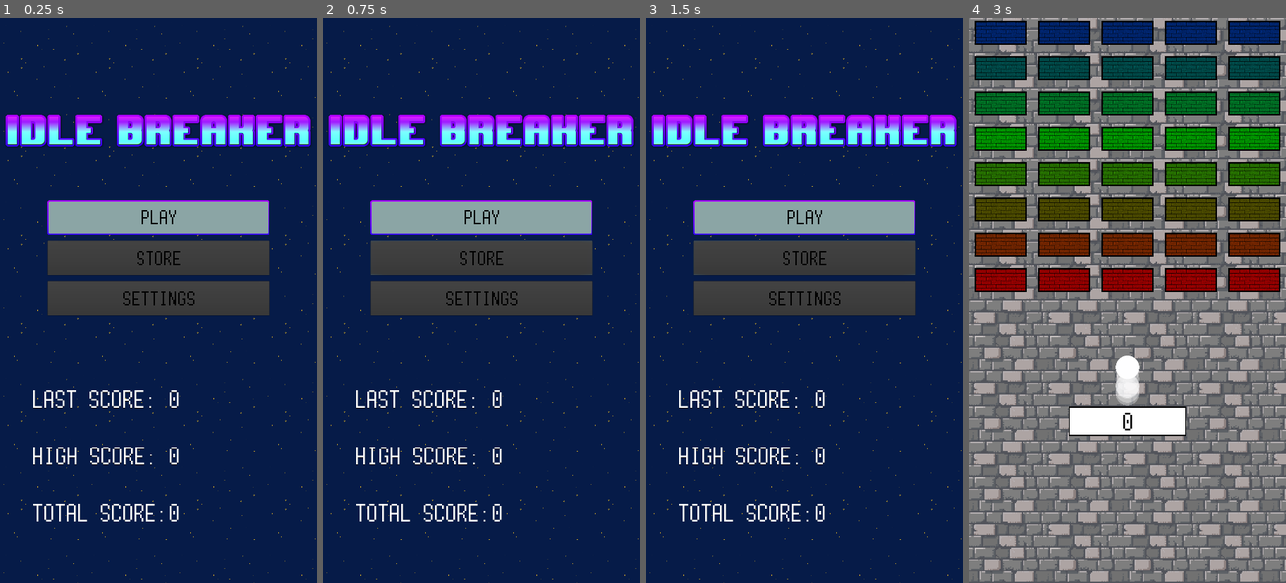
Above: before the commit, frames 1-4 (left to right).
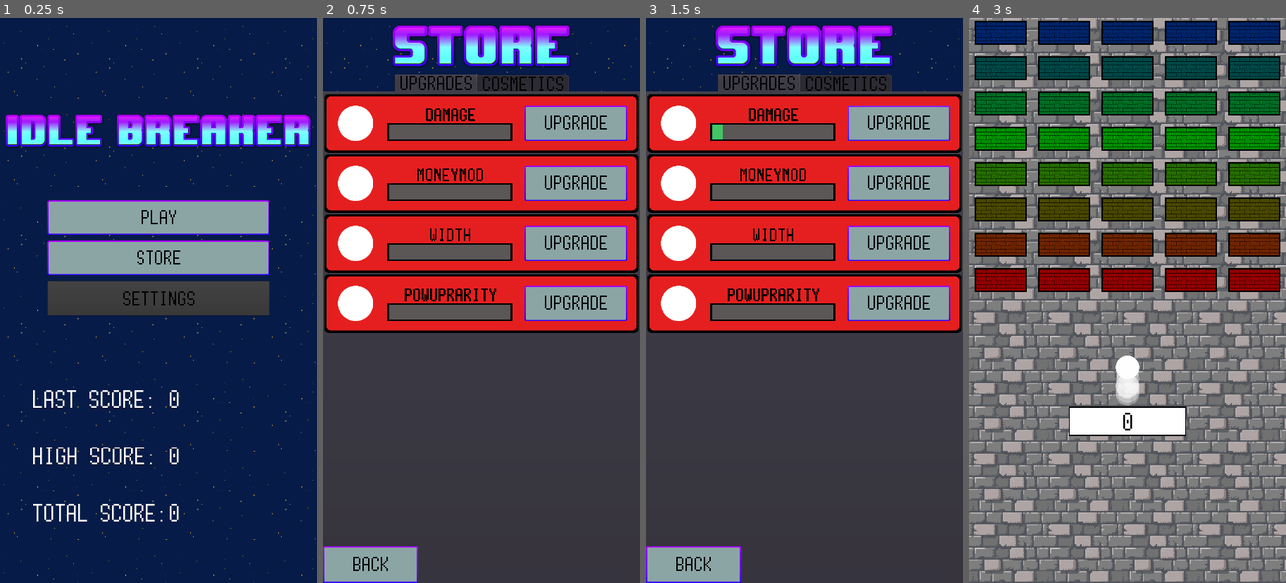
Above: after the commit, the same moments.

Repository: Thallium204/Breakout
Game: Godot game, scene res://Scenes/Menu.tscn
Two runs of this game, one before a commit and one after it. Both use one fixed random seed, a clock stepped at 60 frames per second and the inputs below. Sound files missing from this copy of the repository are replaced by a short silence.
Inputs (mouse positions are in pixels of both pictures, inside the frame that each line leads up to):
- Up to frame 1 (0.25 s): no input
- Up to frame 2 (0.75 s): click (481, 255) at 0.5 s, where only the run after the commit has a clickable "Store"
- Up to frame 3 (1.5 s): click (899, 125) at 1.25 s, where only the run after the commit has a clickable "Upgrade"
- Up to frame 4 (3 s): click (1016, 566) at 2 s, where only the run after the commit has a clickable "Back"; click "Play" at 2.75 s

The runs differ from the first frame. In frame 1, 4.2% of the frame differs, in the area x 14-85%, y 39-46%; in frame 2, 92%; in frame 3, 92%, in the area x 0-100%, y 1-100%; in frame 4, nothing differs.

Commit message:
Added Store

Diff:
--- a/Scenes/Menu.tscn
+++ b/Scenes/Menu.tscn
@@ -57,7 +57,6 @@
 margin_top = 276.0
 margin_right = 756.0
 margin_bottom = 395.056
-disabled = true
 text = "Store"
 __meta__ = {
 "_edit_use_anchors_": false
@@ -77,3 +76,4 @@
 anchor_top = 0.65
 anchor_bottom = 0.9
 [connection signal="pressed" from="contButtons/btnPlay" to="." method="_on_btnPlay_pressed"]
+[connection signal="pressed" from="contButtons/btnStore" to="." method="_on_btnStore_pressed"]
--- a/Scenes/Store.tscn
+++ b/Scenes/Store.tscn
@@ -1,13 +1,10 @@
-[gd_scene load_steps=9 format=2]
+[gd_scene load_steps=6 format=2]
 
 [ext_resource path="res://Assets/Images/space.png" type="Texture" id=1]
 [ext_resource path="res://Assets/Images/store.png" type="Texture" id=2]
 [ext_resource path="res://Scripts/Store.gd" type="Script" id=3]
-[ext_resource path="res://Assets/Images/ball.png" type="Texture" id=4]
 [ext_resource path="res://Themes/themeMenu.tres" type="Theme" id=5]
-[ext_resource path="res://Assets/Images/progress/under.png" type="Texture" id=6]
-[ext_resource path="res://Assets/Images/progress/progress.png" type="Texture" id=7]
-[ext_resource path="res://Assets/Images/progress/over.png" type="Texture" id=8]
+[ext_resource path="res://Scripts/Upgrades.gd" type="Script" id=6]
 
 [node name="Store" type="Control"]
 anchor_right = 1.0
@@ -48,6 +45,7 @@
 margin_top = 68.0
 margin_right = -4.0
 margin_bottom = -4.0
+script = ExtResource( 6 )
 __meta__ = {
 "_edit_use_anchors_": false
 }
@@ -55,65 +53,6 @@
 [node name="vboxUpgrades" type="VBoxContainer" parent="tabMain/Upgrades"]
 anchor_right = 1.0
 anchor_bottom = 1.0
-__meta__ = {
-"_edit_use_anchors_": false
-}
-
-[node name="UpgradeNode" type="Control" parent="tabMain/Upgrades/vboxUpgrades"]
-margin_right = 1072.0
-margin_bottom = 200.0
-rect_min_size = Vector2( 0, 200 )
-
-[node name="texBackground" type="NinePatchRect" parent="tabMain/Upgrades/vboxUpgrades/UpgradeNode"]
-anchor_right = 1.0
-anchor_bottom = 1.0
-__meta__ = {
-"_edit_use_anchors_": false
-}
-
-[node name="texBall" type="TextureRect" parent="tabMain/Upgrades/vboxUpgrades/UpgradeNode"]
-anchor_right = 0.2
-anchor_bottom = 1.0
-margin_left = 40.0
-margin_top = 40.0
-margin_right = -40.0
-margin_bottom = -40.0
-texture = ExtResource( 4 )
-stretch_mode = 6
-__meta__ = {
-"_edit_use_anchors_": false
-}
-
-[node name="labStatBall" type="Label" parent="tabMain/Upgrades/vboxUpgrades/UpgradeNode"]
-anchor_left = 0.2
-anchor_right = 0.6
-anchor_bottom = 0.5
-text = "DAMAGE"
-align = 1
-valign = 1
-__meta__ = {
-"_edit_use_anchors_": false
-}
-
-[node name="ProgressBar" type="TextureProgress" parent="tabMain/Upgrades/vboxUpgrades/UpgradeNode"]
-anchor_left = 0.2
-anchor_top = 0.5
-anchor_right = 0.6
-anchor_bottom = 1.0
-value = 50.0
-texture_under = ExtResource( 6 )
-texture_over = ExtResource( 8 )
-texture_progress = ExtResource( 7 )
-__meta__ = {
-"_edit_use_anchors_": false
-}
-
-[node name="btnUpgrade" type="Button" parent="tabMain/Upgrades/vboxUpgrades/UpgradeNode"]
-anchor_left = 0.6
-anchor_right = 1.0
-anchor_bottom = 1.0
-margin_left = 40.0
-text = "Upgrade"
 __meta__ = {
 "_edit_use_anchors_": false
 }
@@ -171,3 +110,14 @@
 margin_top = 68.0
 margin_right = -4.0
 margin_bottom = -4.0
+
+[node name="btnBack" type="Button" parent="."]
+anchor_top = 1.0
+anchor_right = 0.3
+anchor_bottom = 1.0
+margin_top = -125.0
+text = "Back"
+__meta__ = {
+"_edit_use_anchors_": false
+}
+[connection signal="pressed" from="btnBack" to="." method="_on_btnBack_pressed"]
--- /dev/null
+++ b/Scenes/UpgradeNode.tscn
@@ -0,0 +1,103 @@
+[gd_scene load_steps=10 format=2]
+
+[ext_resource path="res://Fonts/voxilent.ttf" type="DynamicFontData" id=1]
+[ext_resource path="res://Assets/Images/nine_rect.png" type="Texture" id=2]
+[ext_resource path="res://Assets/Images/progress/over.png" type="Texture" id=3]
+[ext_resource path="res://Assets/Images/progress/under.png" type="Texture" id=4]
+[ext_resource path="res://Assets/Images/progress/progress.png" type="Texture" id=5]
+[ext_resource path="res://Assets/Images/ball.png" type="Texture" id=6]
+[ext_resource path="res://Themes/themeMenu.tres" type="Theme" id=7]
+[ext_resource path="res://Scripts/UpgradeNode.gd" type="Script" id=8]
+
+[sub_resource type="DynamicFont" id=1]
+size = 45
+font_data = ExtResource( 1 )
+
+[node name="UpgradeNode" type="Control"]
+margin_right = 1072.0
+margin_bottom = 200.0
+rect_min_size = Vector2( 0, 200 )
+theme = ExtResource( 7 )
+script = ExtResource( 8 )
+__meta__ = {
+"_edit_use_anchors_": false
+}
+
+[node name="ColorRect" type="ColorRect" parent="."]
+anchor_right = 1.0
+anchor_bottom = 1.0
+margin_left = 5.0
+margin_top = 5.0
+margin_right = -5.0
+margin_bottom = -5.0
+color = Color( 0.901961, 0.12549, 0.12549, 1 )
+__meta__ = {
+"_edit_use_anchors_": false
+}
+
+[node name="texBackground" type="NinePatchRect" parent="."]
+anchor_right = 1.0
+anchor_bottom = 1.0
+texture = ExtResource( 2 )
+patch_margin_left = 24
+patch_margin_top = 23
+patch_margin_right = 23
+patch_margin_bottom = 23
+__meta__ = {
+"_edit_use_anchors_": false
+}
+
+[node name="texObject" type="TextureRect" parent="."]
+anchor_right = 0.2
+anchor_bottom = 1.0
+margin_left = 40.0
+margin_top = 40.0
+margin_right = -40.0
+margin_bottom = -40.0
+texture = ExtResource( 6 )
+stretch_mode = 6
+__meta__ = {
+"_edit_use_anchors_": false
+}
+
+[node name="labStat" type="Label" parent="."]
+anchor_left = 0.2
+anchor_right = 0.6
+anchor_bottom = 0.5
+margin_top = 40.0
+custom_fonts/font = SubResource( 1 )
+text = "DAMAGE"
+align = 1
+valign = 1
+__meta__ = {
+"_edit_use_anchors_": false
+}
+
+[node name="progLevel" type="TextureProgress" parent="."]
+anchor_left = 0.2
+anchor_top = 0.5
+anchor_right = 0.6
+anchor_bottom = 1.0
+margin_bottom = -40.0
+value = 50.0
+texture_under = ExtResource( 4 )
+texture_over = ExtResource( 3 )
+texture_progress = ExtResource( 5 )
+nine_patch_stretch = true
+__meta__ = {
+"_edit_use_anchors_": false
+}
+
+[node name="btnUpgrade" type="Button" parent="."]
+anchor_left = 0.6
+anchor_right = 1.0
+anchor_bottom = 1.0
+margin_left = 40.0
+margin_top = 40.0
+margin_right = -40.0
+margin_bottom = -40.0
+text = "Upgrade"
+__meta__ = {
+"_edit_use_anchors_": false
+}
+[connection signal="pressed" from="btnUpgrade" to="." method="_on_btnUpgrade_pressed"]
--- a/Scripts/Globals.gd
+++ b/Scripts/Globals.gd
@@ -3,6 +3,39 @@
 var score = 0
 var highScore = 0
 var totalScore = 0
+
+var objects = {
+	"ball": {
+		"damage": [1, 1.3, 1.7, 2.2, 2.8, 3.5, 4.3, 5.2, 6.2, 7.3], #BIGDAMAGE
+		"moneyMod": [1, 1.1, 1.2, 1.3, 1.4, 1.5, 1.6, 1.7, 1.8, 2],
+	},
+	"bar": {
+		"width": [1, 1.1, 1.2, 1.3, 1.4, 1.5, 1.6, 1.7, 1.8, 2]
+	},
+	"bricks": {
+		"powupRarity": [0.02, 0.03, 0.04, 0.05, 0.06, 0.07, 0.08, 0.09, 0.1, 0.11]
+	}
+}
+
+var upgs = {
+	"ball": {
+		"damage": 0,
+		"moneyMod": 0
+	},
+	"bar": {
+		"width": 0
+	},
+	"bricks": {
+		"powupRarity": 0
+	}
+}
+
+
+func getUpgradeLevel(objName, upgName):
+	return upgs[objName][upgName]
+
+func upgrade(objName, upgName):
+	upgs[objName][upgName] += 1
 
 func resetScore():
 	score = 0
--- a/Scripts/Menu.gd
+++ b/Scripts/Menu.gd
@@ -6,3 +6,9 @@
 
 func _on_btnPlay_pressed():
 	get_tree().change_scene("res://Scenes/Game.tscn")
+
+
+
+
+func _on_btnStore_pressed():
+	get_tree().change_scene("res://Scenes/Store.tscn")
--- a/Scripts/Store.gd
+++ b/Scripts/Store.gd
@@ -3,3 +3,8 @@
 
 func _ready():
 	pass
+
+
+
+func _on_btnBack_pressed():
+	get_tree().change_scene("res://Scenes/Menu.tscn")
--- /dev/null
+++ b/Scripts/UpgradeNode.gd
@@ -0,0 +1,23 @@
+extends Control
+
+var objName: String
+var upgName: String
+var upgArray: Array
+
+
+func configure(objName_pass, upgName_pass, upgArray_pass):
+	objName = objName_pass
+	upgName = upgName_pass
+	upgArray = upgArray_pass
+	updateUI()
+
+func updateUI():
+	#$texObject.texture = load("path to texture")
+	$labStat.text = upgName.to_upper()
+	$progLevel.value = 100 * Globals.getUpgradeLevel(objName, upgName) / upgArray.size()
+	#$btnUpgrade.text = cost of the upgrade
+
+
+func _on_btnUpgrade_pressed():
+	Globals.upgrade(objName, upgName)
+	updateUI()
--- /dev/null
+++ b/Scripts/Upgrades.gd
@@ -0,0 +1,12 @@
+extends Tabs
+
+onready var UpgradeNode_load = preload("res://Scenes/UpgradeNode.tscn")
+
+
+func _ready():
+	for objName in Globals.objects:
+		var dictUpgrades = Globals.objects[objName]
+		for upgName in dictUpgrades:
+			var UpgradeNode = UpgradeNode_load.instance()
+			UpgradeNode.configure(objName, upgName, dictUpgrades[upgName])
+			$vboxUpgrades.add_child(UpgradeNode)
--- a/Scripts/objBall.gd
+++ b/Scripts/objBall.gd
@@ -6,7 +6,7 @@
 var arc = 0.3
 var speed = 8
 var ballDamage = 1
-var overKill = 3
+var overKill = 3.5
 
 func _ready():
 	direVec = Vector2(0, 1)
